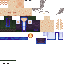
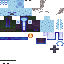
Layered file, before and after one edit (64×64). Changes by layer:
renamed "Paint Layer 1" to "Copy of Background", painted on it over left=0, top=0, right=64, bottom=53
painted on "Background" over left=0, top=0, right=64, bottom=53
